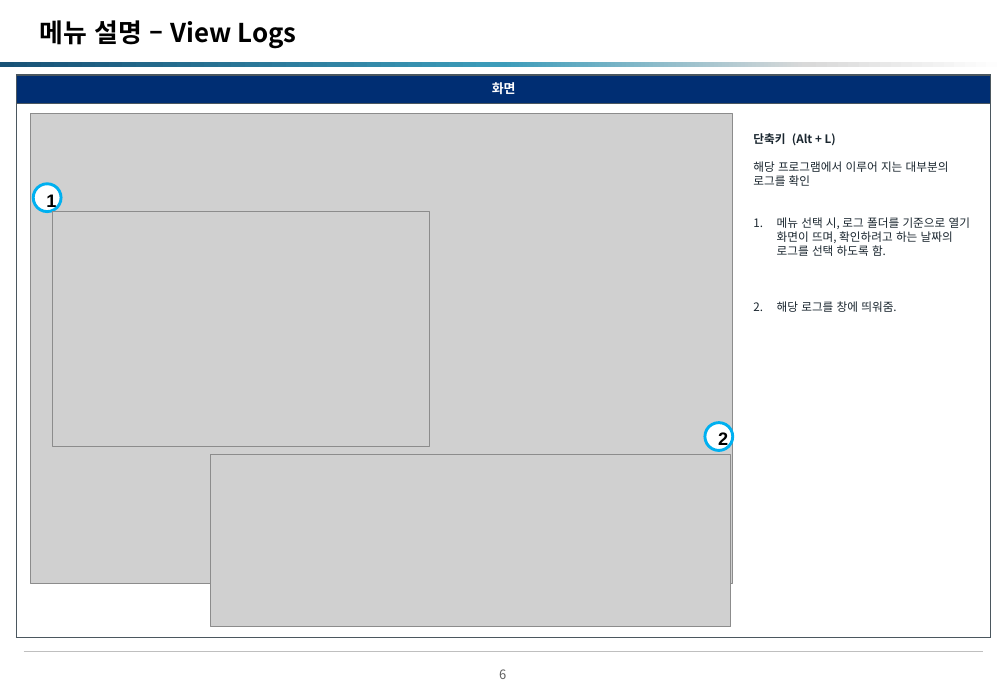
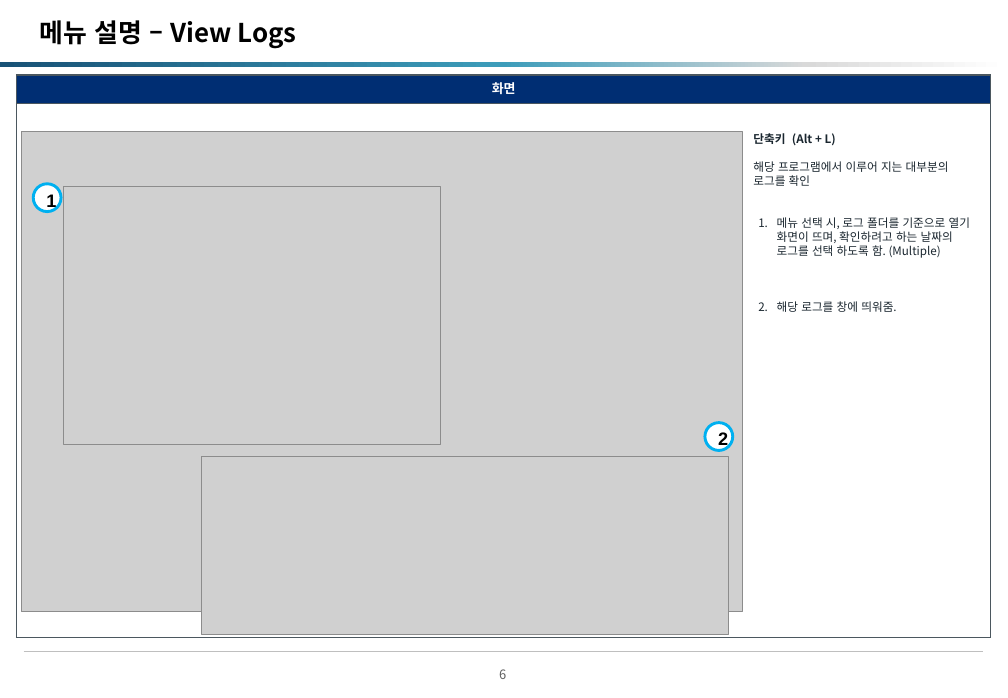
Before and after one commit to okskblug/sols, a slide deck: slide 7 of 2. MQL Viewer - README.pptx. Drawn at 1008x698 pixels with LibreOffice and Linux fonts; fonts in the diff are those of the drawing; grey boxes stand for pictures; background and template pictures are left out. Boxes give left, top, right and bottom in pixels: in the first picture for what was removed or moved away, otherwise in the second. Text is boxed around its words. In the diff, an @@ line names an element or a change of style, - is before the commit and + after.

```diff
--- a/2. MQL Viewer - README.pptx
+++ b/2. MQL Viewer - README.pptx
@@ picture: place and size @@
-picture at box(31, 114, 733, 584)
+picture at box(21, 131, 743, 612)
@@ picture: place and size @@
-picture at box(53, 211, 430, 446)
+picture at box(63, 187, 440, 445)
@@ text at box(777, 217, 970, 258): text changed @@
-1. 메뉴 선택 시, 로그 폴더를 기준으로 열기 화면이 뜨며, 확인하려고 하는 날짜의 로그를 선택 하도록 함.
+1. 메뉴 선택 시, 로그 폴더를 기준으로 열기 화면이 뜨며, 확인하려고 하는 날짜의 로그를 선택 하도록 함. (Multiple)
@@ picture: place and size @@
-picture at box(210, 454, 731, 626)
+picture at box(202, 456, 729, 634)
```
Also in this commit, not shown: 7 other slides changed, 1 other file.
